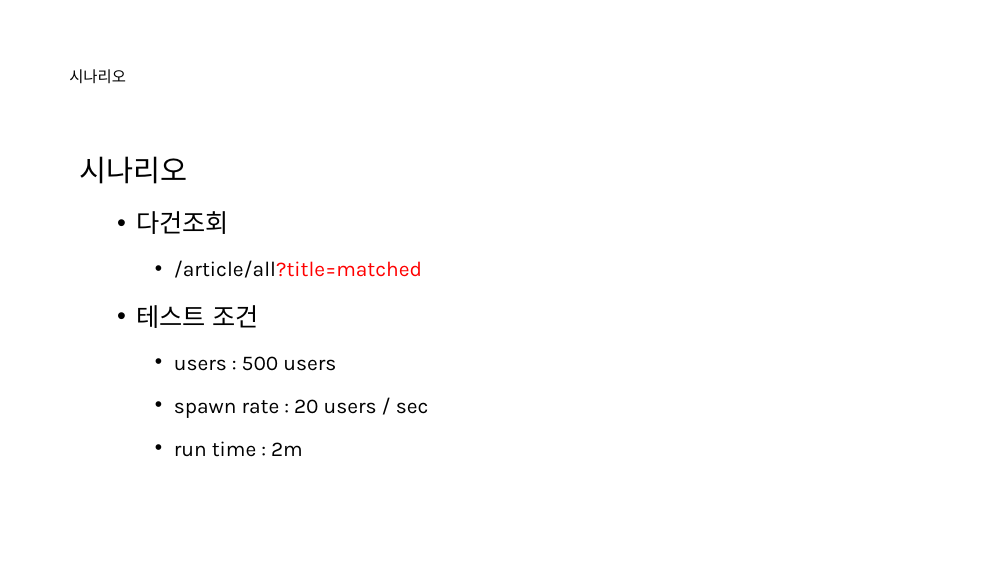
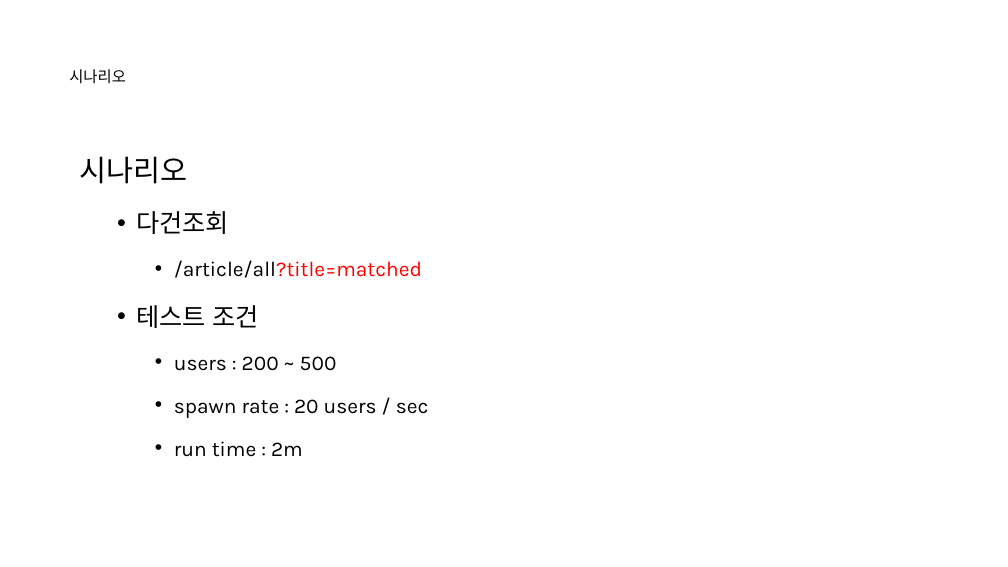
Before and after one commit to nayasis/fastcampus-hyper-webflux, a slide deck: slide 8 of 99.ppt/[Ch4-5. 비동기 서비스 부하 테스트.pptx. Drawn at 1008x567 pixels with LibreOffice and Linux fonts; fonts in the diff are those of the drawing; background and template pictures are left out. Boxes give left, top, right and bottom in pixels: in the first picture for what was removed or moved away, otherwise in the second. Text is boxed around its words. In the diff, an @@ line names an element or a change of style, - is before the commit and + after.

```diff
--- a/99.ppt/[Ch4-5. 비동기 서비스 부하 테스트.pptx
+++ b/99.ppt/[Ch4-5. 비동기 서비스 부하 테스트.pptx
@@ text at bbox=[174, 356, 337, 371]: text changed @@
-    • users : 500 users
+    • users : 200 ~ 500
```
Also in this commit, not shown: 1 other slide changed, 3 slides added, 1 other file.
